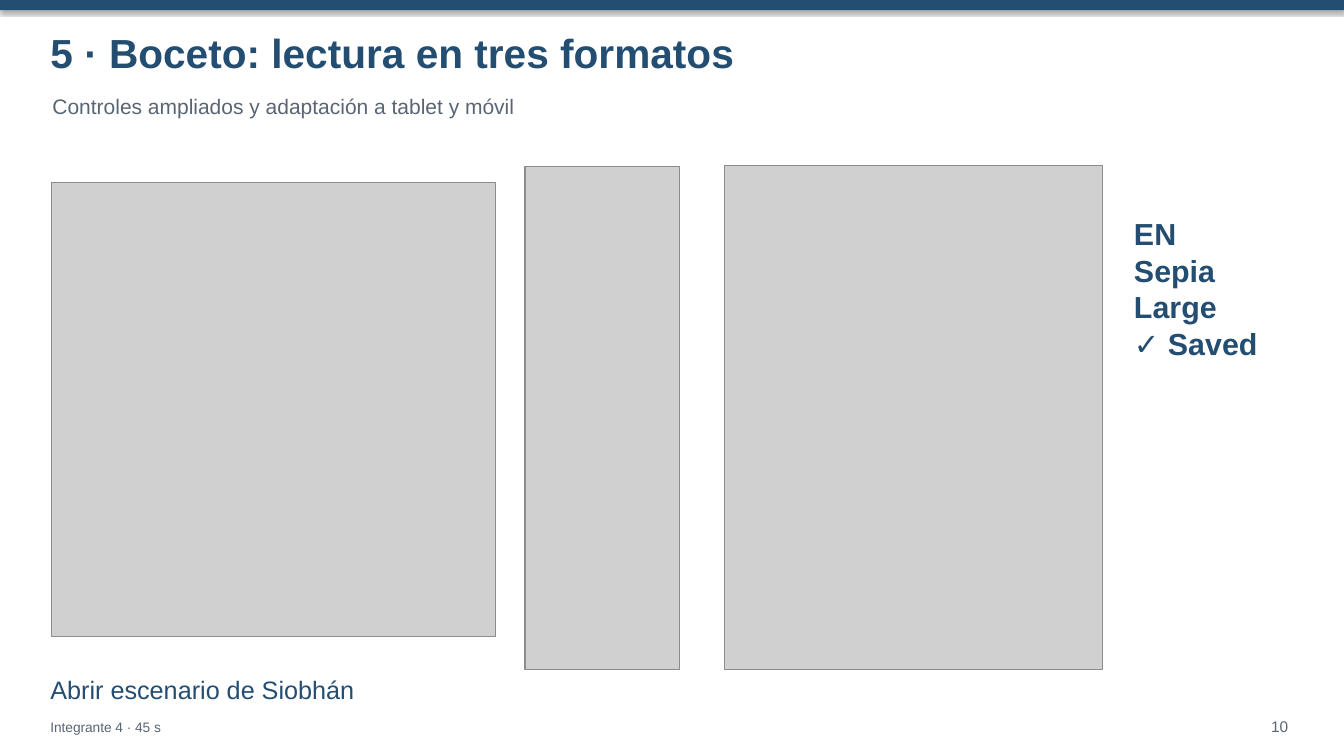
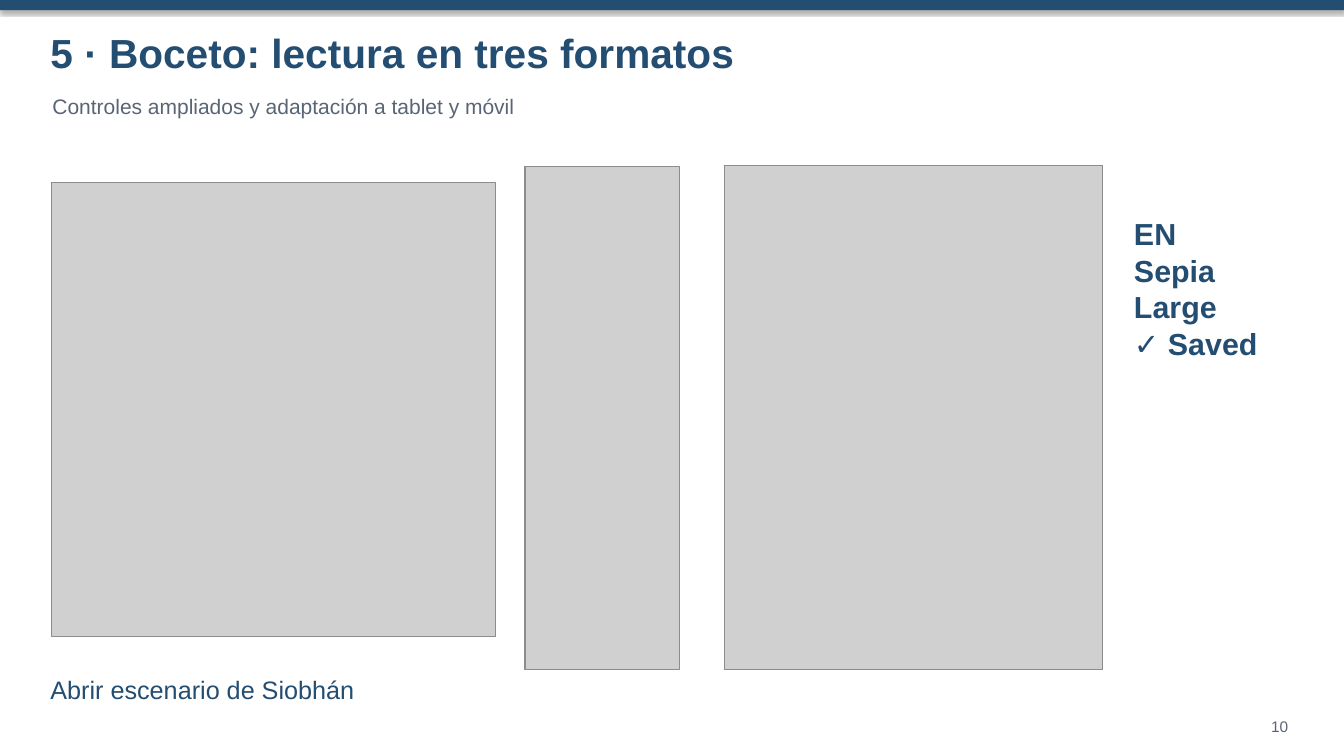
Before and after one commit to alexandruraboaca00/Practica_interfaces_usuario_2026, a slide deck: slide 10 of doc/Pausa_Presentacion_Punto_6.pptx. Drawn at 1344x756 pixels with LibreOffice and Linux fonts; fonts in the diff are those of the drawing; grey boxes stand for pictures. Boxes give left, top, right and bottom in pixels: in the first picture for what was removed or moved away, otherwise in the second. Text is boxed around its words. In the diff, an @@ line names an element or a change of style, - is before the commit and + after.

```diff
--- a/doc/Pausa_Presentacion_Punto_6.pptx
+++ b/doc/Pausa_Presentacion_Punto_6.pptx
@@ text removed at [50, 722, 161, 735] @@
-Integrante 4 · 45 s
```
Also in this commit, not shown: 11 other slides changed, 1 slide added, 1 slide removed, 2 other files.
